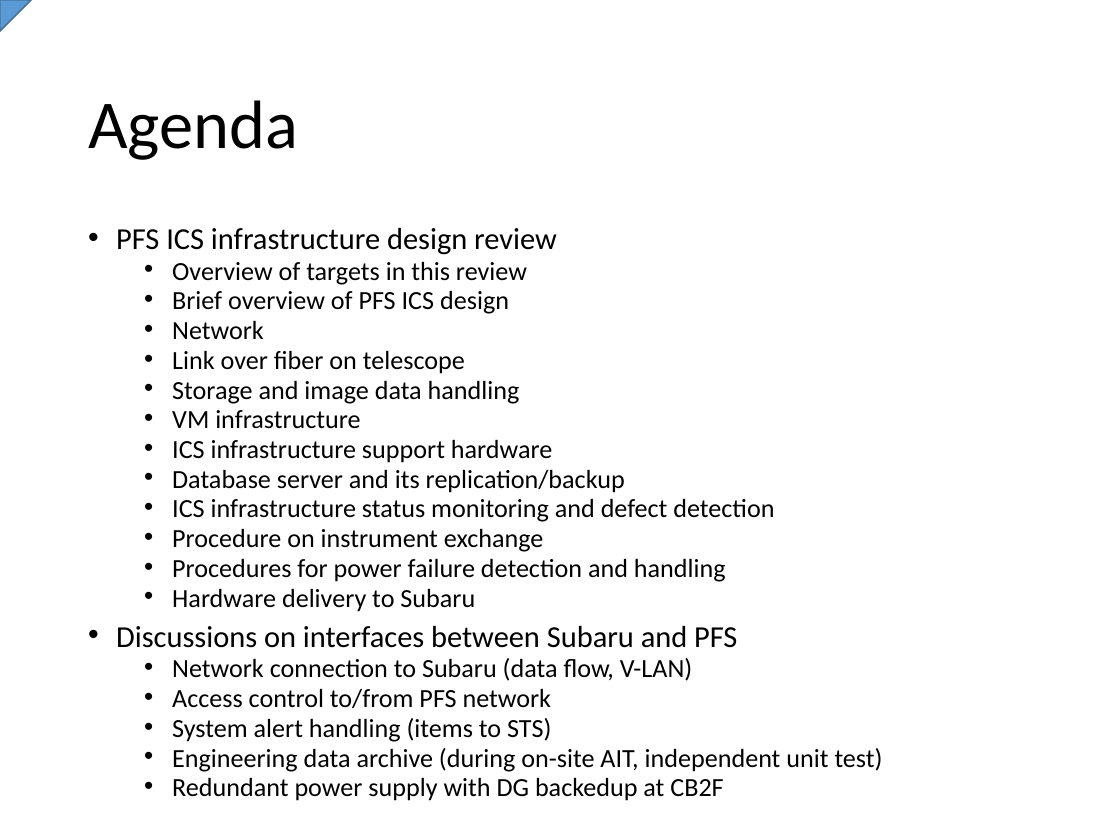
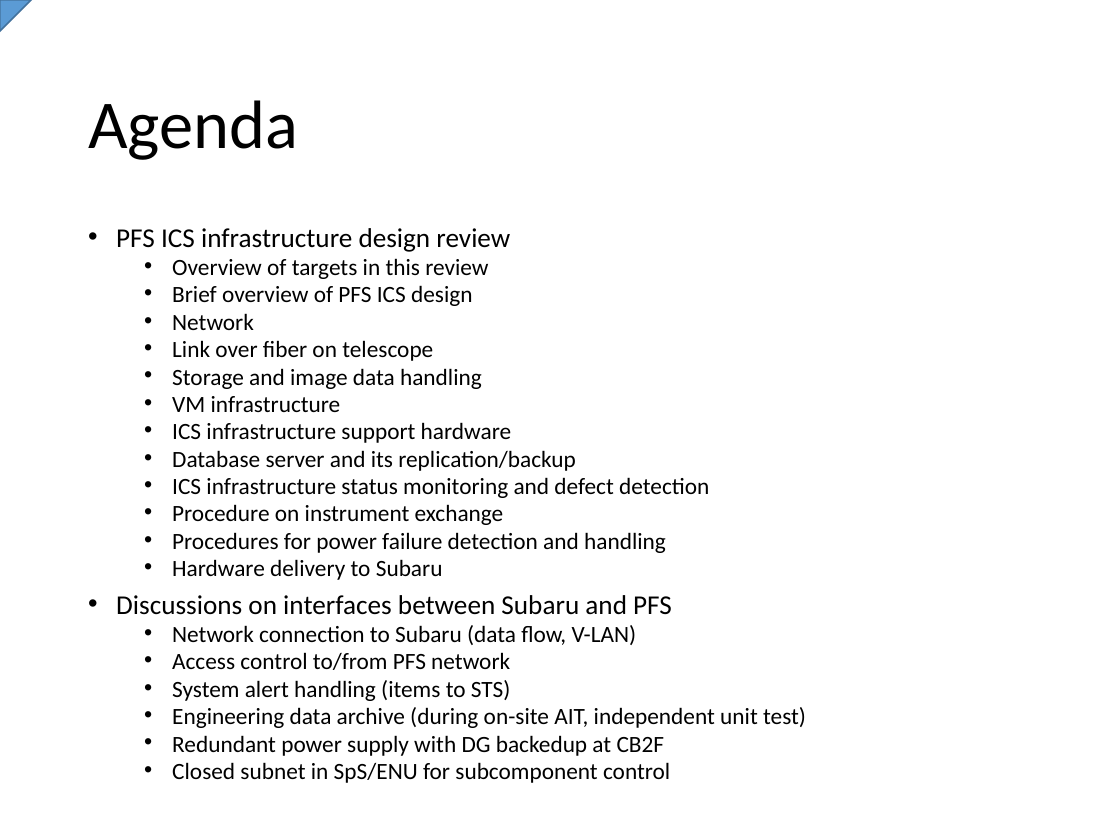
Before and after one commit to Subaru-PFS/ics_doc, a slide deck: slide 2 of SSN-00029.pptx. Drawn at 1120x840 pixels with LibreOffice and Linux fonts; fonts in the diff are those of the drawing. Boxes give left, top, right and bottom in pixels: in the first picture for what was removed or moved away, otherwise in the second. Text is boxed around its words. In the diff, an @@ line names an element or a change of style, - is before the commit and + after.

Commit message:
* Added toc for subitems in review section * Added draft contents to VM part * Added stream load diagram for storage flow

```diff
--- a/SSN-00029.pptx
+++ b/SSN-00029.pptx
@@ text at (x1=116, y1=228, x2=806, y2=756): size 19.6 to 17.5 pt in "PFS ICS infrastructure design review", "Discussions on interfaces between Subaru and PFS"; size 16.8 to 15 pt in "Overview of targets in this review", "Brief overview of PFS ICS design", "Network", "Link over fiber on telescope" and 13 more places @@
@@ text at (x1=172, y1=762, x2=670, y2=783): paragraph added @@
+  • Closed subnet in SpS/ENU for subcomponent control
```
Also in this commit, not shown: 11 other slides changed, 12 slides added, 3 slides removed.
